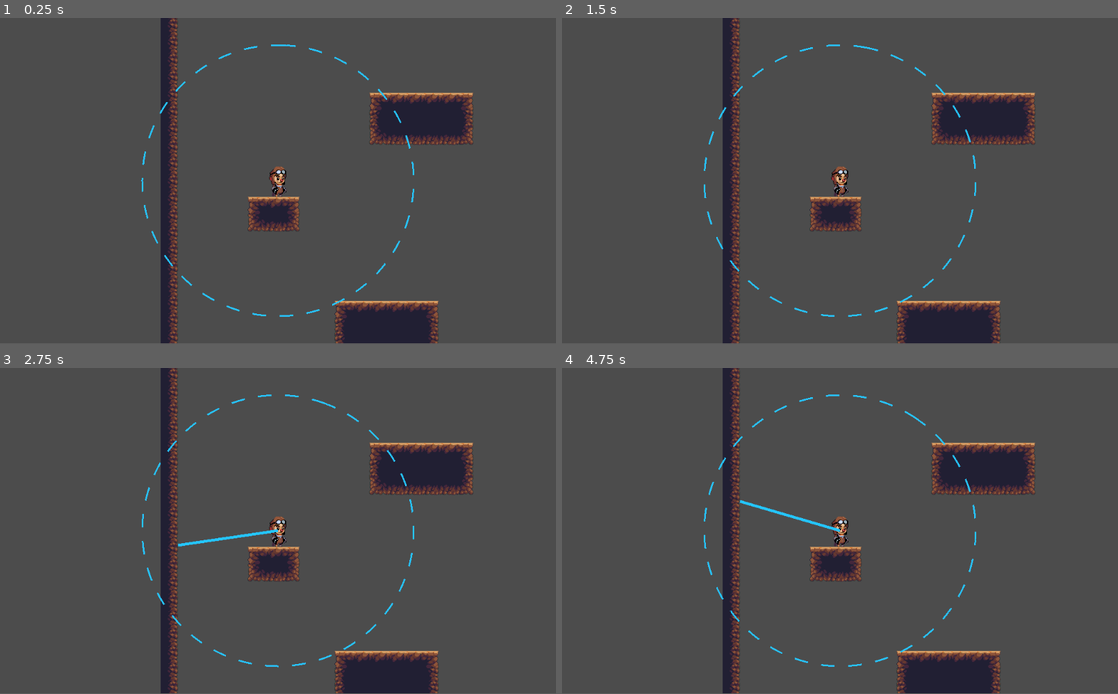
Above: before the commit, frames 1-4 (two rows, left to right).
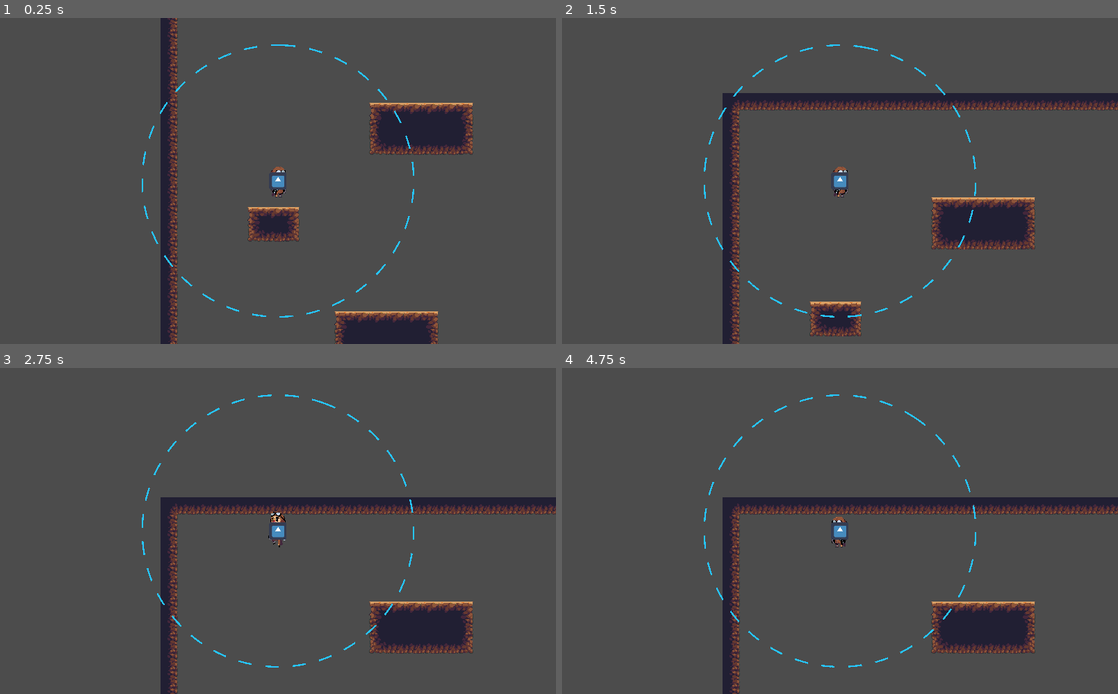
Above: after the commit, the same moments.

Repository: DallenBurwell/GrappleRacer
Game: Godot game, scene res://TestScenes/Main.tscn
The game is run twice, just before and just after one commit, with the same random seed, the same clock (stepped at 60 frames per second) and the same inputs. The engine's default icon, where the game draws it, is replaced by a stand-in: a white triangle on a blue panel in a dark square.
Inputs (mouse positions are in pixels of both pictures, inside the frame that each line leads up to):
- Up to frame 1 (0.25 s): no input
- Up to frame 2 (1.5 s): move the mouse to (962, 164) at 0.52 s; hold Space (jump, bound only after the commit) 0.53-1.28 s; hold D (ui_right, bound only after the commit) from 0.53 s (still down); click (962, 164) at 0.6 s; move the mouse to (728, 197) at 1.27 s; tap Space (jump, bound only after the commit) at 1.35 s
- Up to frame 3 (2.75 s): tap Space (jump, bound only after the commit) at 1.52, 1.82 s; click (166, 547) at 1.55 s; move the mouse to (333, 459) at 2.02 s; release D (ui_right, bound only after the commit) at 2.03 s; hold A (ui_left, bound only after the commit) from 2.03 s (still down); hold Space (jump, bound only after the commit) from 2.03 s (still down); click (333, 459) at 2.1 s
- Up to frame 4 (4.75 s): move the mouse to (812, 596) at 2.77 s; release A (ui_left, bound only after the commit) at 2.78 s; release Space (jump, bound only after the commit) at 2.78 s; hold D (ui_right, bound only after the commit) 2.78-4.28 s; click (812, 596) at 2.85 s; tap Space (jump, bound only after the commit) at 3.02, 3.32, 4.52 s; move the mouse to (1006, 579) at 3.52 s; hold Space (jump, bound only after the commit) 3.53-4.28 s; move the mouse to (673, 482) at 4.27 s; hold A (ui_left, bound only after the commit) from 4.28 s (still down); click (673, 482) at 4.35 s
In our replay, the window is 800x468 before the commit and 800x469 after it. These sizes can differ from the game's own. Grey fills any space a smaller window leaves; there, only what the larger window draws over its background counts as a difference.

The runs differ from the first frame. In frame 1, 5.9% of the frame differs, in the area x 25-86%, y 0-100%; in frame 2, 14%; in frame 3, 15%, in the area x 25-100%, y 0-100%; in frame 4, 15%.
Error after the commit: Trying to assign value of type 'Node2D' to a variable of type 'RayCast2D'. (res://Scenes/Player/Player.gd:23)

Commit message:
Hook

Diff:
--- a/Scenes/GrapplingHook/GrapplingHook.gd
+++ b/Scenes/GrapplingHook/GrapplingHook.gd
@@ -1,48 +1,63 @@
 extends Node2D
+
+signal hooked
+signal unhooked
 
 onready var line: Line2D = $Line
 onready var direction: RayCast2D = $Direction
 
 export var LENGTH: float = 250.0
 export var speed: float = 1000
-export (NodePath) var exception_path
 
 var destination: Vector2
-var shooting: bool = false
+var hooked_at: Vector2
+
+var hooked: bool = false
 var line_length: float = 0.0
 
-onready var tween = $Tween
-
-func _ready():
-	direction.add_exception(get_node(exception_path))
+onready var indic = $Indicator
 
 func _input(event):
 	if Input.is_action_just_pressed("left_click"):
-		direction.cast_to = get_global_mouse_position() - global_position
-		direction.cast_to = direction.cast_to.normalized() * LENGTH
+		if in_range():
+			hooked = true
+			hooked_at = destination
+			indic.hide()
+			emit_signal("hooked")
 
-		direction.force_raycast_update()
-
-		for i in line.get_point_count() - 1:
-			line.remove_point(i)
-
-		if direction.is_colliding():
-			shooting = true
-			destination = direction.get_collision_point()
-			var final_length = (destination - global_position).length()
-			tween.start()
-			tween.interpolate_property($".", "line_length", 0.0, final_length, final_length / speed, Tween.TRANS_CUBIC, Tween.EASE_IN)
+	if Input.is_action_just_released("left_click"):
+		if hooked:
+			hooked = false
+			indic.show()
+			emit_signal("unhooked")
 
 func _physics_process(delta):
-	if shooting:
+	direction.cast_to = get_global_mouse_position() - global_position
+	direction.cast_to = direction.cast_to.normalized() * 10000
+
+	direction.force_raycast_update()
+
+	for i in line.get_point_count() - 1:
+		line.remove_point(i)
+
+	destination = direction.get_collision_point()
+
+	indic.position = destination - global_position
+
+	if not in_range():
+		indic.self_modulate = Color.red
+	else:
+		indic.self_modulate = Color.white
+
+	if hooked:
 		for i in line.get_point_count() - 1:
-			line.remove_point(i)
-
-		var final_point: Vector2 = destination - global_position
-		var end_point: Vector2 = final_point.normalized() * line_length
+				line.remove_point(i)
 
 		line.add_point(Vector2(0,0))
-		line.add_point(end_point)
+		line.add_point(hooked_at - global_position)
 
-#		if end_point.length() == final_point.length():
-#			shooting = false
+func add_exception(node: Object):
+	direction.add_exception(node)
+
+func in_range() -> bool:
+	return (destination - global_position).length() <= LENGTH
--- a/Scenes/GrapplingHook/GrapplingHook.tscn
+++ b/Scenes/GrapplingHook/GrapplingHook.tscn
@@ -1,7 +1,8 @@
-[gd_scene load_steps=3 format=2]
+[gd_scene load_steps=4 format=2]
 
 [ext_resource path="res://Scenes/GrapplingHook/GrapplingHook.gd" type="Script" id=1]
 [ext_resource path="res://Scenes/GrapplingHook/DashedCircle.gd" type="Script" id=2]
+[ext_resource path="res://icon.png" type="Texture" id=3]
 
 [node name="GrapplingHook" type="Node2D"]
 script = ExtResource( 1 )
@@ -9,6 +10,7 @@
 [node name="Line" type="Line2D" parent="."]
 width = 5.0
 default_color = Color( 0.145098, 0.780392, 1, 1 )
+texture_mode = 0
 
 [node name="Direction" type="RayCast2D" parent="."]
 enabled = true
@@ -17,4 +19,6 @@
 [node name="DashedCircle" type="Node2D" parent="."]
 script = ExtResource( 2 )
 
-[node name="Tween" type="Tween" parent="."]
+[node name="Indicator" type="Sprite" parent="."]
+scale = Vector2( 0.5, 0.5 )
+texture = ExtResource( 3 )
--- a/Scenes/Player/Player.gd
+++ b/Scenes/Player/Player.gd
@@ -5,16 +5,24 @@
 export var RUN_ACCEL: float = 100.0
 export var FRICTION: float = 0.9
 export var MAX_RUN_SPEED: float = 500.0
-export var JUMP_FORCE: float = 900.0
-export var GRAV: float = 40.0
-const FLOOR_NORMAL: Vector2 = Vector2(0,-1)
+export var JUMP_FORCE: float = 500.0
+export var GRAV: float = 30.0
+export var GRAPPLE_SPEED: float = 100.0
 
 onready var anim: AnimatedSprite = $Anim
+
 onready var floor_l_ray: RayCast2D = $Detections/Floor_L
 onready var floor_r_ray: RayCast2D = $Detections/Floor_R
-onready var left_ray: RayCast2D = $Detections/Left
-onready var right_ray: RayCast2D = $Detections/Right
-onready var line: Line2D = $Detections/Line2D
+
+onready var left_t_ray: RayCast2D = $Detections/Left_T
+onready var left_b_ray: RayCast2D = $Detections/Left_B
+
+onready var right_t_ray: RayCast2D = $Detections/Right_T
+onready var right_b_ray: RayCast2D = $Detections/Right_B
+
+onready var hook: RayCast2D = $Hook
+
+#onready var line: Line2D = $Detections/Line2D
 
 var state
 
@@ -22,6 +30,7 @@
 	IDLE,
 	RUNNING,
 	JUMPING,
+	GRAPPLING
 }
 
 func _ready():
@@ -29,6 +38,14 @@
 
 	floor_l_ray.add_exception($".")
 	floor_r_ray.add_exception($".")
+
+	left_t_ray.add_exception($".")
+	left_b_ray.add_exception($".")
+
+	right_t_ray.add_exception($".")
+	right_b_ray.add_exception($".")
+
+	hook.add_exception($".")
 
 	change_state_to("IDLE")
 
@@ -50,9 +67,13 @@
 				change_state_to("JUMPING")
 			elif Input.is_action_pressed("ui_left") or Input.is_action_pressed("ui_right"):
 				change_state_to("RUNNING")
-			if Input.is_action_pressed("ui_up") and is_on_floor():
+			if Input.is_action_pressed("jump") and is_on_floor():
 				jump()
 				change_state_to("JUMPING")
+
+
+		STATES.GRAPPLING:
+			grapple(delta)
 
 		STATES.RUNNING, STATES.JUMPING:
 			move(delta)
@@ -61,7 +82,7 @@
 				STATES.RUNNING:
 					if not is_on_floor():
 						change_state_to("JUMPING")
-					elif Input.is_action_pressed("ui_up") and is_on_floor():
+					elif Input.is_action_pressed("jump") and is_on_floor():
 						jump()
 						change_state_to("JUMPING")
 					elif vel.x == 0:
@@ -95,12 +116,21 @@
 
 	vel += accel
 
-	vel.x = clamp(vel.x, -MAX_RUN_SPEED, MAX_RUN_SPEED)
+	var min_speed = 0 if is_on_left_wall() else -MAX_RUN_SPEED
+	var max_speed = 0 if is_on_right_wall() else MAX_RUN_SPEED
+
+	vel.x = clamp(vel.x, min_speed, max_speed)
 
 	move_and_collide(vel * delta)
 
 func is_on_floor() -> bool:
 	return floor_l_ray.is_colliding() or floor_r_ray.is_colliding()
+
+func is_on_right_wall() -> bool:
+	return right_t_ray.is_colliding() or right_b_ray.is_colliding()
+
+func is_on_left_wall() -> bool:
+	return left_t_ray.is_colliding() or left_b_ray.is_colliding()
 
 func jump():
 	vel.y -= JUMP_FORCE
@@ -109,6 +139,10 @@
 	vel.y += GRAV
 	if is_on_floor():
 		vel.y = 0
+
+func grapple(delta):
+	vel += (hook.hooked_at - global_position).normalized() * GRAPPLE_SPEED
+	move_and_collide(vel * delta)
 
 func set_anim():
 	match state:
@@ -131,3 +165,12 @@
 			state = STATES.RUNNING
 		"JUMPING":
 			state = STATES.JUMPING
+		"GRAPPLING":
+			state = STATES.GRAPPLING
+
+func _on_Hook_hooked():
+	change_state_to("GRAPPLING")
+
+
+func _on_Hook_unhooked():
+	change_state_to("IDLE")
--- a/Scenes/Player/Player.tscn
+++ b/Scenes/Player/Player.tscn
@@ -2,14 +2,14 @@
 
 [ext_resource path="res://Scenes/Player/Player.gd" type="Script" id=1]
 [ext_resource path="res://Assets/Player/Idle0.png" type="Texture" id=2]
-[ext_resource path="res://Assets/Player/Jump0.png" type="Texture" id=3]
-[ext_resource path="res://Assets/Player/Jump1.png" type="Texture" id=4]
-[ext_resource path="res://Assets/Player/Run0.png" type="Texture" id=5]
-[ext_resource path="res://Assets/Player/Run1.png" type="Texture" id=6]
-[ext_resource path="res://Assets/Player/Run2.png" type="Texture" id=7]
-[ext_resource path="res://Assets/Player/Run3.png" type="Texture" id=8]
-[ext_resource path="res://Assets/Player/Run4.png" type="Texture" id=9]
-[ext_resource path="res://Assets/Player/Run7.png" type="Texture" id=10]
+[ext_resource path="res://Assets/Player/Run0.png" type="Texture" id=3]
+[ext_resource path="res://Assets/Player/Run1.png" type="Texture" id=4]
+[ext_resource path="res://Assets/Player/Run2.png" type="Texture" id=5]
+[ext_resource path="res://Assets/Player/Run3.png" type="Texture" id=6]
+[ext_resource path="res://Assets/Player/Run4.png" type="Texture" id=7]
+[ext_resource path="res://Assets/Player/Run7.png" type="Texture" id=8]
+[ext_resource path="res://Assets/Player/Jump0.png" type="Texture" id=9]
+[ext_resource path="res://Assets/Player/Jump1.png" type="Texture" id=10]
 [ext_resource path="res://Assets/Player/Jump3.png" type="Texture" id=11]
 [ext_resource path="res://Assets/Player/Jump4.png" type="Texture" id=12]
 [ext_resource path="res://Scenes/GrapplingHook/GrapplingHook.tscn" type="PackedScene" id=13]
@@ -21,15 +21,15 @@
 "name": "idle",
 "speed": 5.0
 }, {
-"frames": [ ExtResource( 3 ), ExtResource( 4 ) ],
+"frames": [ ExtResource( 3 ), ExtResource( 4 ), ExtResource( 5 ), ExtResource( 6 ), ExtResource( 7 ), ExtResource( 8 ) ],
+"loop": true,
+"name": "running",
+"speed": 10.0
+}, {
+"frames": [ ExtResource( 9 ), ExtResource( 10 ) ],
 "loop": false,
 "name": "jumping",
 "speed": 5.0
-}, {
-"frames": [ ExtResource( 5 ), ExtResource( 6 ), ExtResource( 7 ), ExtResource( 8 ), ExtResource( 9 ), ExtResource( 10 ) ],
-"loop": true,
-"name": "running",
-"speed": 10.0
 }, {
 "frames": [ ExtResource( 11 ), ExtResource( 12 ) ],
 "loop": false,
@@ -69,18 +69,30 @@
 enabled = true
 cast_to = Vector2( 0, 11 )
 
-[node name="Left" type="RayCast2D" parent="Detections"]
-position = Vector2( -10, 30 )
+[node name="Left_T" type="RayCast2D" parent="Detections"]
+position = Vector2( -10, -20 )
 enabled = true
 cast_to = Vector2( -1, 0 )
 
-[node name="Right" type="RayCast2D" parent="Detections"]
-position = Vector2( 10, 30 )
+[node name="Left_B" type="RayCast2D" parent="Detections"]
+position = Vector2( -10, 20 )
+enabled = true
+cast_to = Vector2( -1, 0 )
+
+[node name="Right_T" type="RayCast2D" parent="Detections"]
+position = Vector2( 10, -20 )
+enabled = true
+cast_to = Vector2( 1, 0 )
+
+[node name="Right_B" type="RayCast2D" parent="Detections"]
+position = Vector2( 10, 20 )
 enabled = true
 cast_to = Vector2( 1, 0 )
 
 [node name="Line2D" type="Line2D" parent="Detections"]
 texture_mode = -204602864
 
-[node name="GrapplingHook" parent="." instance=ExtResource( 13 )]
-exception_path = NodePath("..")
+[node name="Hook" parent="." instance=ExtResource( 13 )]
+
+[connection signal="hooked" from="Hook" to="." method="_on_Hook_hooked"]
+[connection signal="unhooked" from="Hook" to="." method="_on_Hook_unhooked"]
--- a/project.godot
+++ b/project.godot
@@ -21,13 +21,47 @@
 
 [display]
 
+window/size/fullscreen=true
 mouse_cursor/custom_image="res://Assets/Cursor.png"
+mouse_cursor/custom_image_hotspot=Vector2( 0.5, 0.5 )
+window/stretch/mode="2d"
+window/stretch/aspect="expand"
 
 [input]
 
+ui_left={
+"deadzone": 0.5,
+"events": [ Object(InputEventKey,"resource_local_to_scene":false,"resource_name":"","device":0,"alt":false,"shift":false,"control":false,"meta":false,"command":false,"pressed":false,"scancode":65,"unicode":0,"echo":false,"script":null)
+, Object(InputEventJoypadButton,"resource_local_to_scene":false,"resource_name":"","device":0,"button_index":14,"pressure":0.0,"pressed":false,"script":null)
+ ]
+}
+ui_right={
+"deadzone": 0.5,
+"events": [ Object(InputEventKey,"resource_local_to_scene":false,"resource_name":"","device":0,"alt":false,"shift":false,"control":false,"meta":false,"command":false,"pressed":false,"scancode":68,"unicode":0,"echo":false,"script":null)
+, Object(InputEventJoypadButton,"resource_local_to_scene":false,"resource_name":"","device":0,"button_index":15,"pressure":0.0,"pressed":false,"script":null)
+ ]
+}
+ui_up={
+"deadzone": 0.5,
+"events": [ Object(InputEventKey,"resource_local_to_scene":false,"resource_name":"","device":0,"alt":false,"shift":false,"control":false,"meta":false,"command":false,"pressed":false,"scancode":87,"unicode":0,"echo":false,"script":null)
+, Object(InputEventJoypadButton,"resource_local_to_scene":false,"resource_name":"","device":0,"button_index":12,"pressure":0.0,"pressed":false,"script":null)
+ ]
+}
+ui_down={
+"deadzone": 0.5,
+"events": [ Object(InputEventKey,"resource_local_to_scene":false,"resource_name":"","device":0,"alt":false,"shift":false,"control":false,"meta":false,"command":false,"pressed":false,"scancode":83,"unicode":0,"echo":false,"script":null)
+, Object(InputEventJoypadButton,"resource_local_to_scene":false,"resource_name":"","device":0,"button_index":13,"pressure":0.0,"pressed":false,"script":null)
+ ]
+}
 left_click={
 "deadzone": 0.5,
 "events": [ Object(InputEventMouseButton,"resource_local_to_scene":false,"resource_name":"","device":0,"alt":false,"shi …(212 unchanged characters)…
+ ]
+}
+jump={
+"deadzone": 0.5,
+"events": [ Object(InputEventKey,"resource_local_to_scene":false,"resource_name":"","device":0,"alt":false,"shift":false,"control":false,"meta":false,"command":false,"pressed":false,"scancode":32,"unicode":0,"echo":false,"script":null)
+, Object(InputEventJoypadButton,"resource_local_to_scene":false,"resource_name":"","device":0,"button_index":0,"pressure":0.0,"pressed":false,"script":null)
  ]
 }
 
